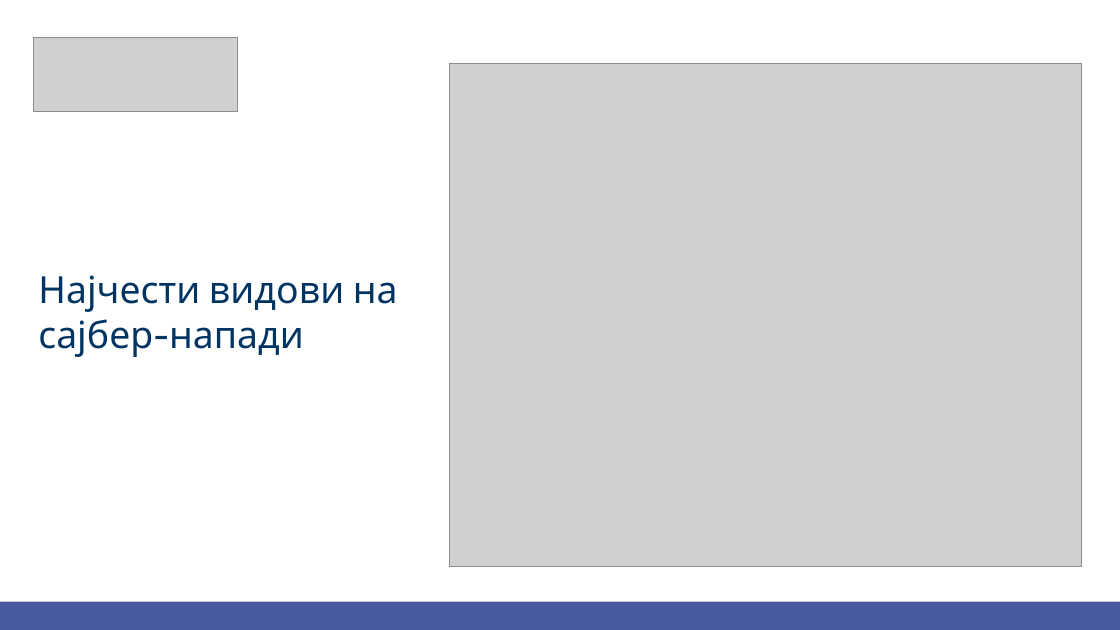
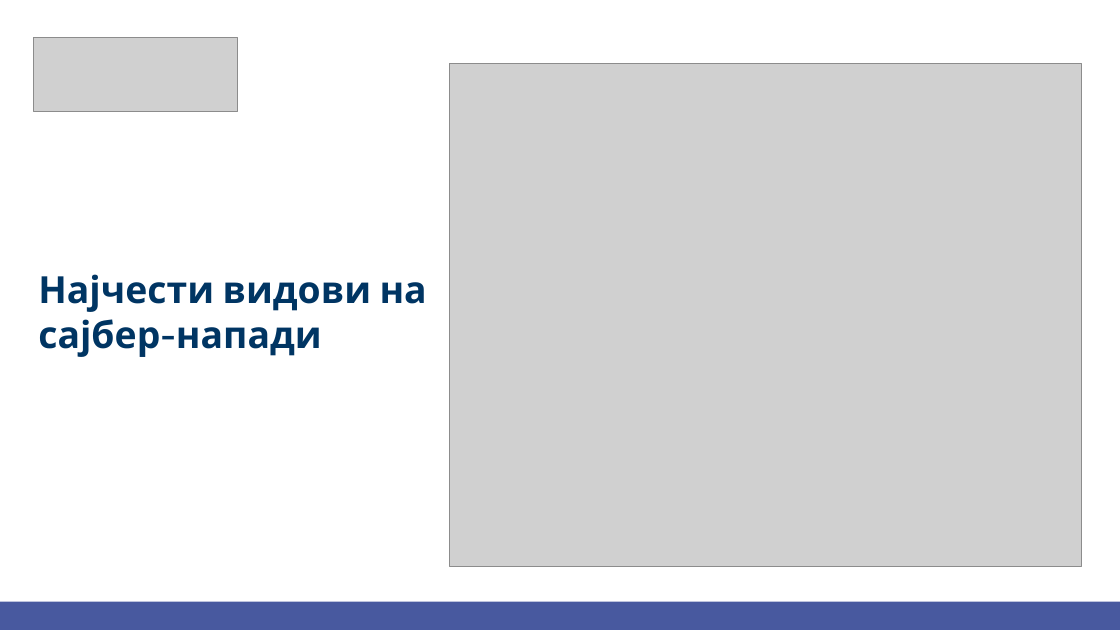
Before and after one commit to Berat02xz/FINKI-Academic-Journey, a slide deck: slide 14 of TP - Team Project/MKSafeNet Presentations/MKSafeNet_YoungAdultsPresentation.pptx (slide 12 before the commit). Drawn at 1120x630 pixels with LibreOffice and Linux fonts; fonts in the diff are those of the drawing; grey boxes stand for pictures. Boxes give left, top, right and bottom in pixels: in the first picture for what was removed or moved away, otherwise in the second. Text is boxed around its words. In the diff, an @@ line names an element or a change of style, - is before the commit and + after.

```diff
--- a/TP - Team Project/MKSafeNet Presentations/MKSafeNet_YoungAdultsPresentation.pptx
+++ b/TP - Team Project/MKSafeNet Presentations/MKSafeNet_YoungAdultsPresentation.pptx
@@ title "Најчести видови на сајбер-напади" at <box>38,274,427,357</box>: bold on @@
```
Also in this commit, not shown: 9 other slides changed, 8 slides added, 2 other files.
